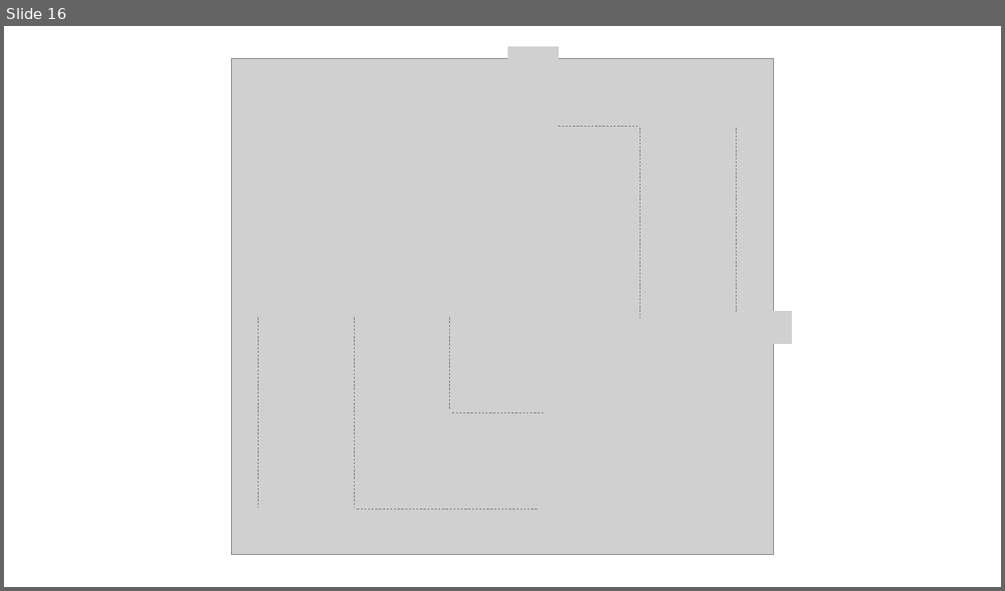
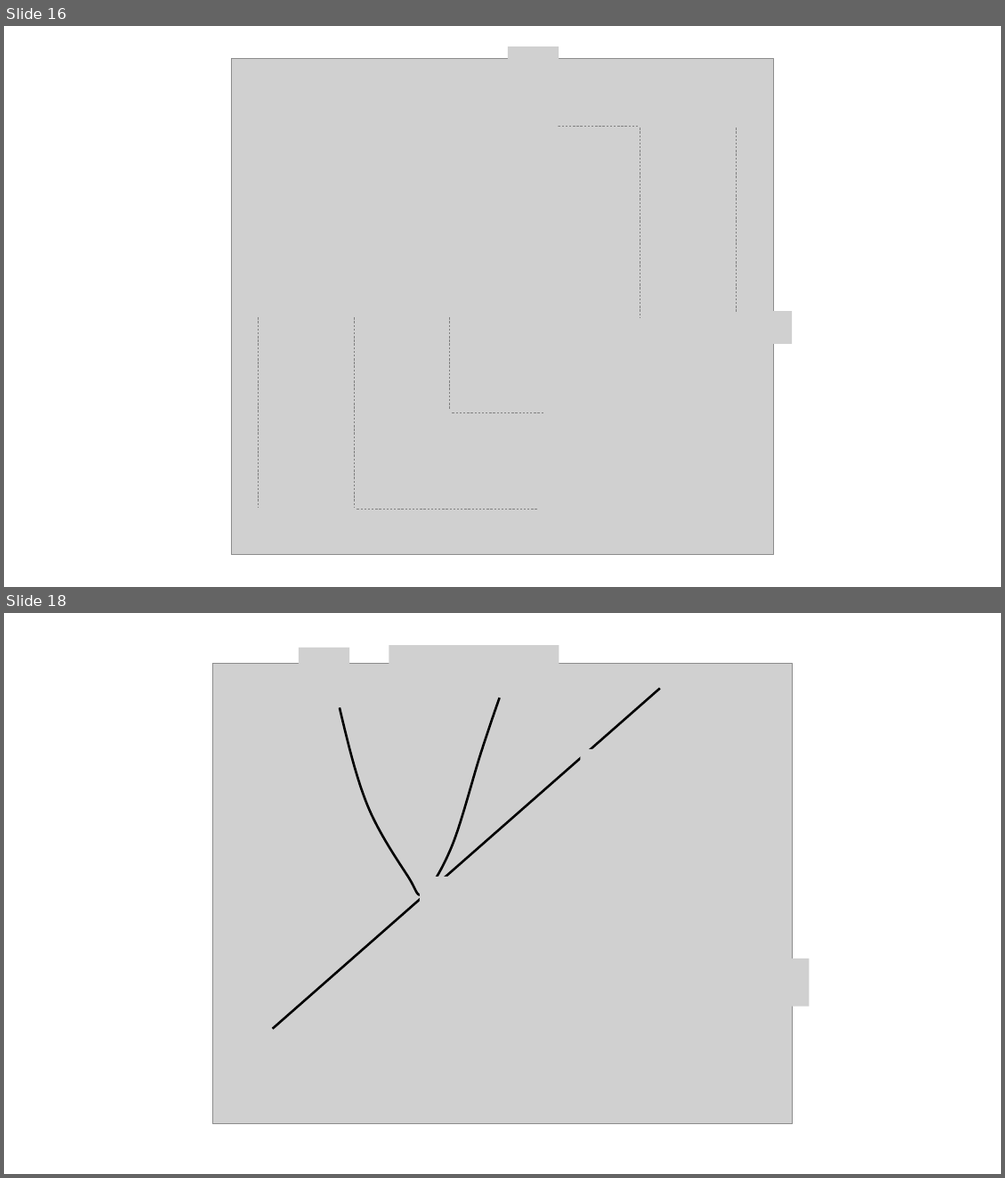
Before and after one commit to tfoseel/math-help, a slide deck: Resources/그림판.pptx. Shown one above the other, each under a label of ours: slide 16 before the commit, slides 16 and 18 after it; the slides between them are not shown. The pictures are 1005x591 and 1005x1178 pixels, drawn with LibreOffice and Linux fonts; fonts in the diff are those of the drawing; grey boxes stand for pictures. Boxes give left, top, right and bottom in pixels: in the first picture for what was removed or moved away, otherwise in the second. Text is boxed around its words. In the diff, an @@ line names an element or a change of style, - is before the commit and + after.

```diff
--- a/Resources/그림판.pptx
+++ b/Resources/그림판.pptx
@@ slide 18 added at (x1=4, y1=613, x2=1001, y2=1174), background #FFFFFF @@
@@ picture added at (x1=213, y1=663, x2=793, y2=1125) @@
@@ picture added at (x1=299, y1=648, x2=349, y2=695) @@
@@ picture added at (x1=389, y1=645, x2=558, y2=693) @@
@@ line added from (273, 1029) to (660, 689), #000000 2.25 pt @@
@@ freeform shape added at (x1=340, y1=698, x2=500, y2=895), outline #000000 2.25 pt @@
@@ picture added at (x1=581, y1=749, x2=711, y2=797) @@
@@ picture added at (x1=420, y1=876, x2=550, y2=925) @@
@@ picture added at (x1=311, y1=902, x2=362, y2=950) @@
@@ ellipse added at (x1=420, y1=889, x2=431, y2=900), fill #000000 @@
@@ picture added at (x1=759, y1=958, x2=809, y2=1006) @@
```
Also in this commit, not shown: 1 other slide added.
